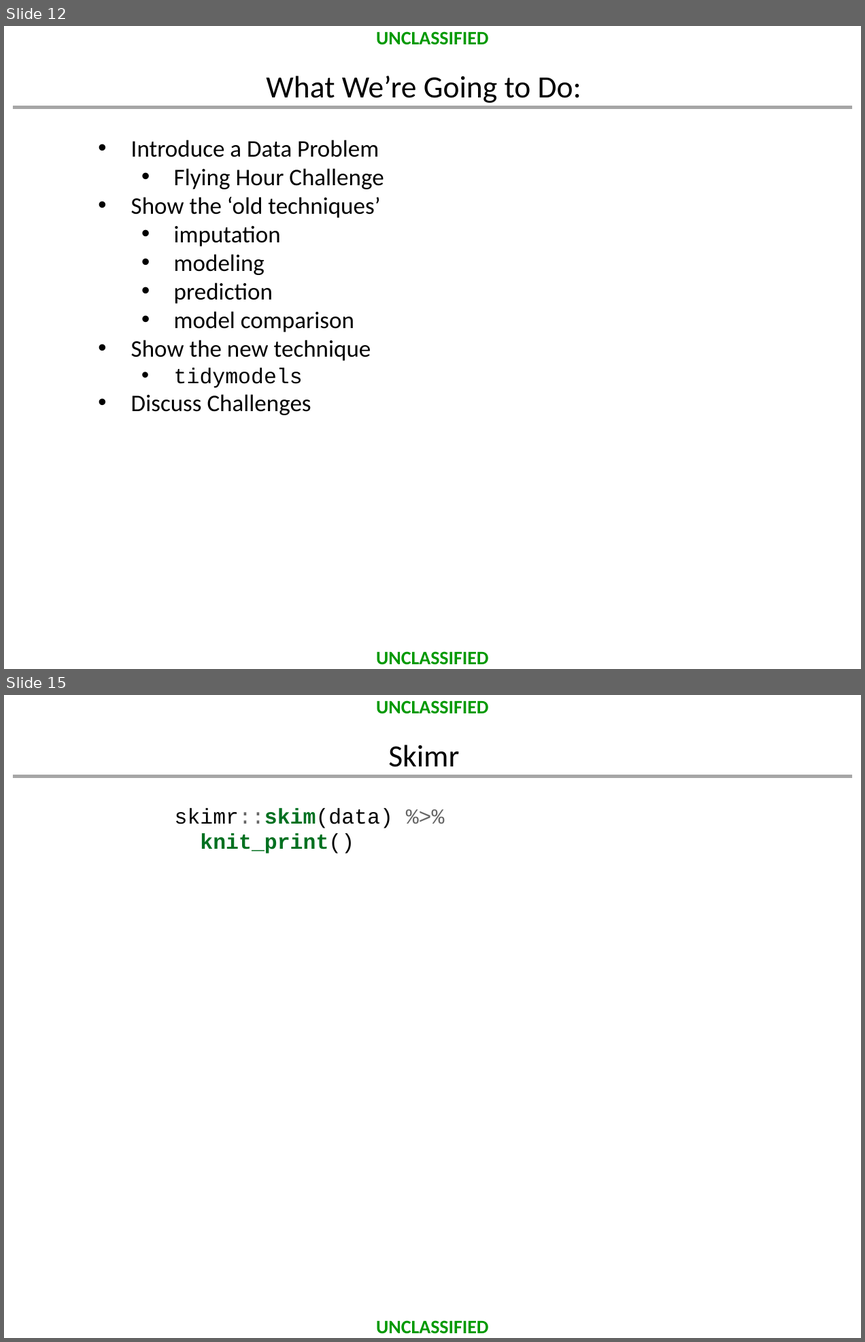
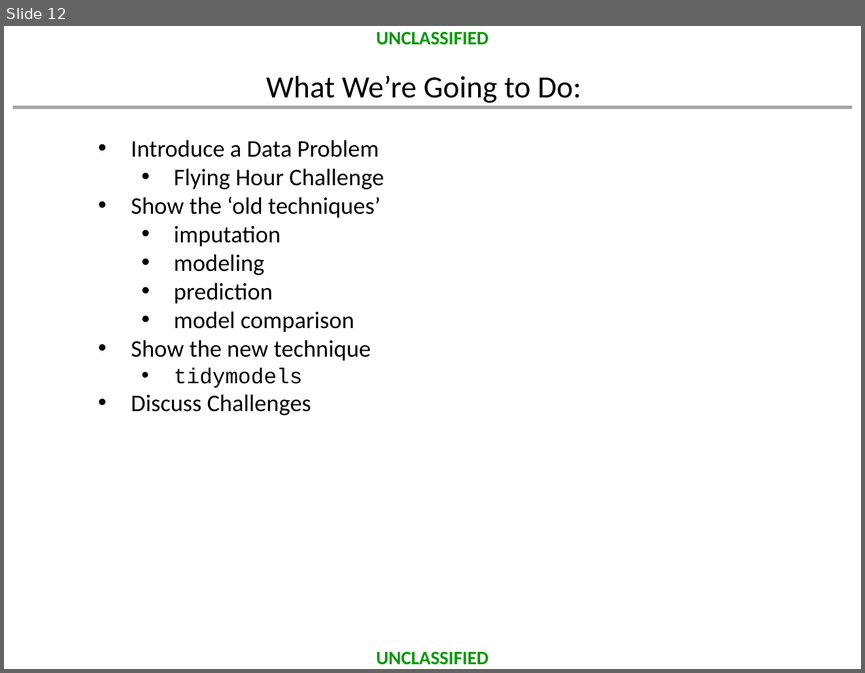
Before and after one commit to dusty-turner/MORSEmergingTechniques2019, a slide deck: MORS_Emerging_Techniques_Tidymodels.pptx. Shown one above the other, each under a label of ours: slides 12 and 15 before the commit, slide 12 after it; the slides between them are not shown. The pictures are 865x1342 and 865x673 pixels, drawn with LibreOffice and Linux fonts; fonts in the diff are those of the drawing; background and template pictures are left out. Boxes give left, top, right and bottom in pixels: in the first picture for what was removed or moved away, otherwise in the second. Text is boxed around its words. In the diff, an @@ line names an element or a change of style, - is before the commit and + after.

```diff
--- a/MORS_Emerging_Techniques_Tidymodels.pptx
+++ b/MORS_Emerging_Techniques_Tidymodels.pptx
@@ slide 15 removed at [4, 695, 861, 1338], background #FFFFFF; not listed: 3 template elements that a slide beside it also shows @@
@@ title removed at [388, 745, 459, 767] @@
-Skimr
@@ text removed at [175, 808, 393, 853] @@
-skimr::skim(data) %>%
-knit_print()
```
Also in this commit, not shown: 7 slides changed, 3 slides added, 4 other slides removed, 34 other files.
